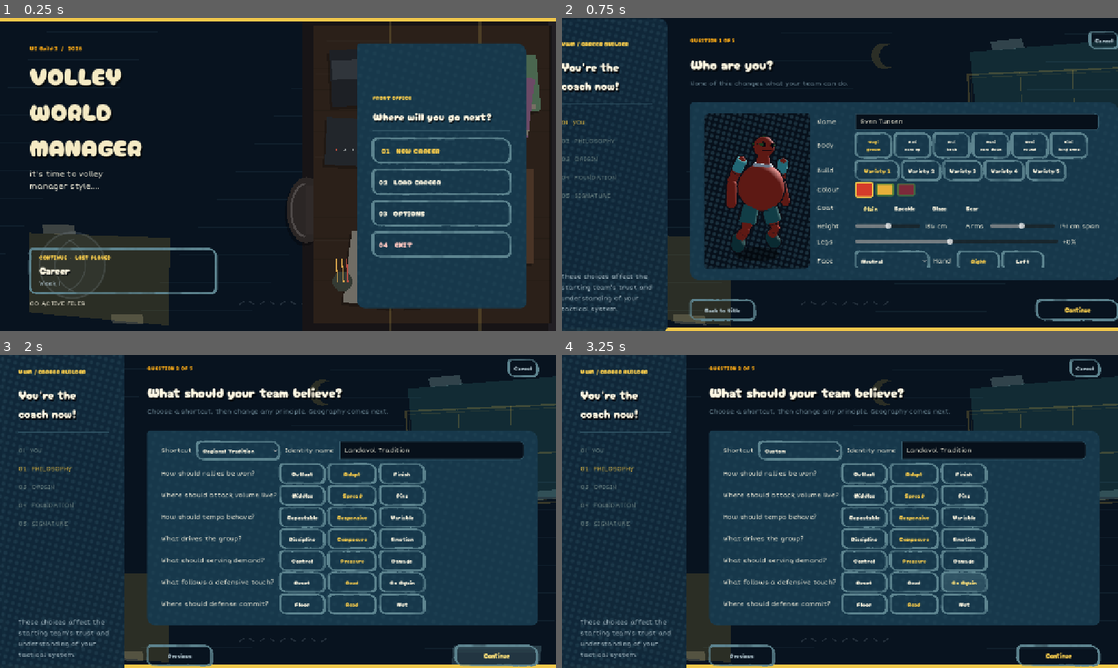
Above: before the commit, frames 1-4 (two rows, left to right).
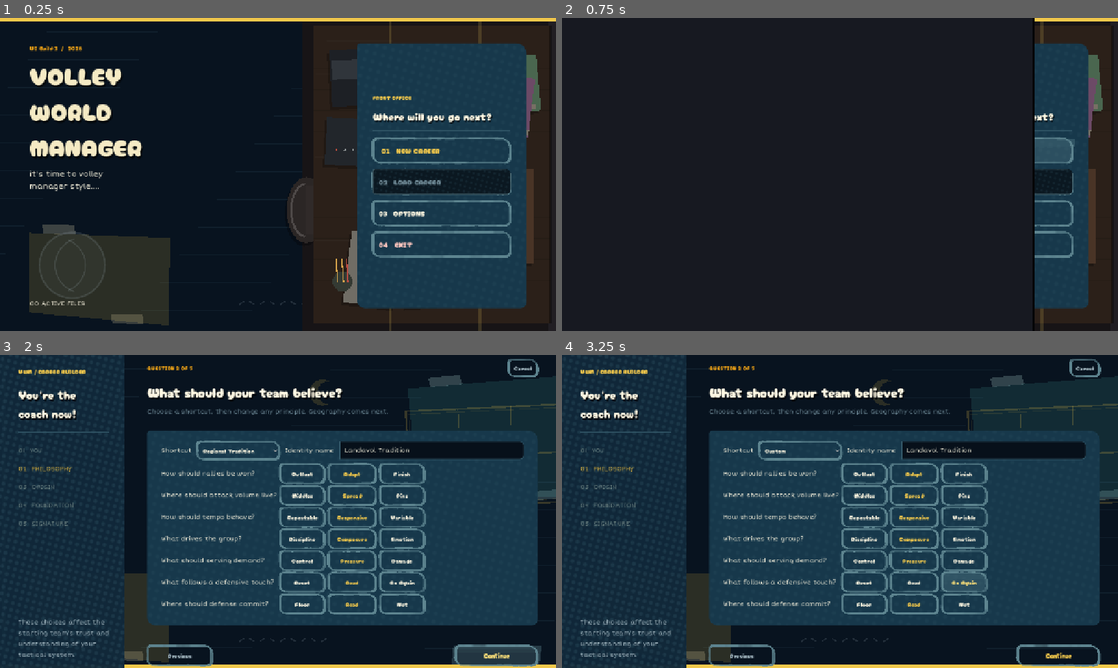
Above: after the commit, the same moments.

Repository: iracarranza/volley-world-manager
Game: Godot game, scene res://scenes/application.tscn
Two runs of this game, one before a commit and one after it. Both use one fixed random seed, a clock stepped at 60 frames per second and the inputs below.
Inputs:
- Up to frame 1 (0.25 s): no input
- Up to frame 2 (0.75 s): click "01 NEW CAREER" at 0.5 s
- Up to frame 3 (2 s): click "Continue" at 1.25 s
- Up to frame 4 (3.25 s): click "Go Again" at 2 s; click "Go Again" at 2.75 s

The runs differ from the first frame. In frame 1, 3.0% of the frame differs, in the area x 5-92%, y 48-89%; in frame 2, 49%, in the area x 0-100%, y 0-100%; in frame 3, less than 0.1%; in frame 4, less than 0.1%.
Error before the commit: Parse Error: Could not resolve external class member "ABILITY_ATTRIBUTES". (res://scripts/managers/game_manager.gd:1084)

Commit message:
Reduce attribute registry to canonical data

Diff:
--- a/scripts/domain/attribute_registry.gd
+++ b/scripts/domain/attribute_registry.gd
@@ -1,7 +1,7 @@
 extends RefCounted
 
-## Canonical player-attribute vocabulary and metadata. Gameplay formulas stay in
-## their owning systems; this registry makes integration points auditable.
+## Canonical player-attribute vocabulary. Gameplay formulas stay in their owning
+## systems; this file exists so integration tooling has one auditable vocabulary.
 const ABILITY_ATTRIBUTES = [
 	"acceleration", "lateral_speed", "transition_speed", "jump_reach", "explosiveness",
 	"stamina", "work_rate", "arm_speed", "serve_power", "serve_technique", "serve_placement",
@@ -23,33 +23,6 @@
 	"improvisation", "adaptability", "unpredictability", "work_rate",
 ]
 
-## These are player traits profile data may reference, but they are not trainable
-## ability attributes. Leadership acts on teammates; ego is temperament.
+## Profile data can reference these even though they are not trainable ability
+## attributes. Leadership acts on teammates; ego is temperament.
 const NON_ABILITY_TRAITS = ["leadership", "ego"]
-
-static func all_ids() -> Array:
-	return ABILITY_ATTRIBUTES.duplicate()
-
-static func all_player_traits() -> Array:
-	var result: Array = ABILITY_ATTRIBUTES.duplicate()
-	for trait in NON_ABILITY_TRAITS:
-		if trait not in result:
-			result.append(trait)
-	return result
-
-static func category_of(attribute_id: String) -> String:
-	if attribute_id in PHYSICAL_ATTRIBUTES:
-		return "Physical"
-	if attribute_id in MENTAL_ATTRIBUTES:
-		return "Mental"
-	if attribute_id in NON_ABILITY_TRAITS:
-		return "Temperament"
-	return "Technical"
-
-static func definition(attribute_id: String) -> Dictionary:
-	return {
-		"id": attribute_id,
-		"category": category_of(attribute_id),
-		"trainable": attribute_id in ABILITY_ATTRIBUTES,
-		"scoutable": attribute_id in all_player_traits(),
-	}
